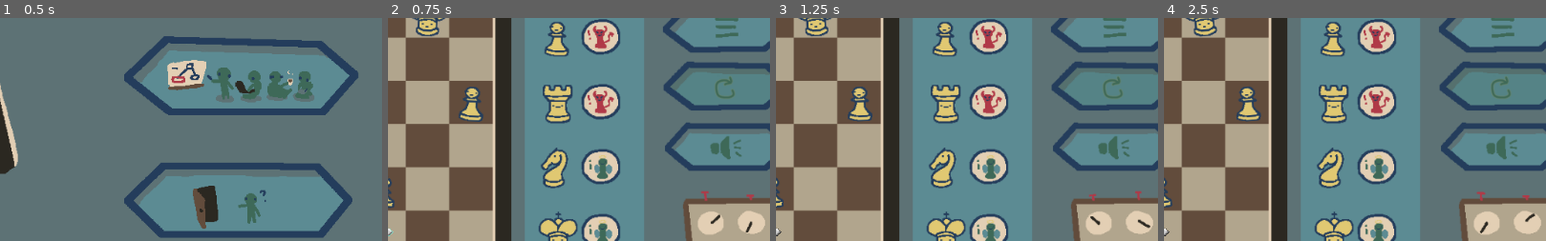
Above: before the commit, frames 1-4 (left to right).
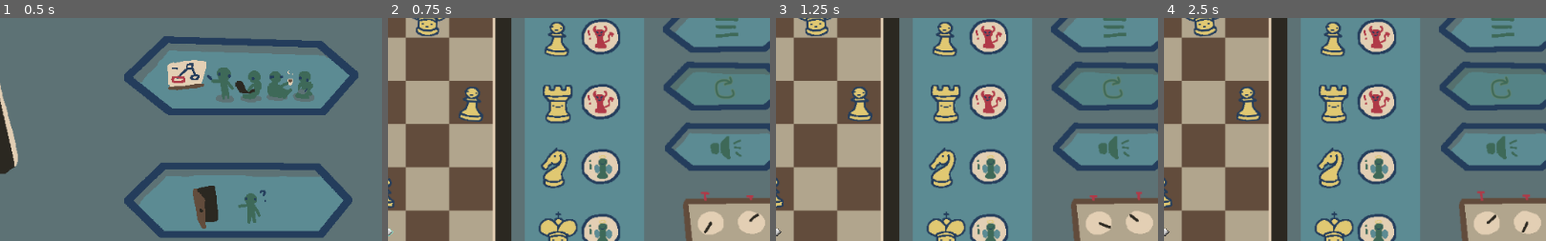
Above: after the commit, the same moments.

Repository: Windastella/ScribbleJam
Game: Godot game, scene res://Scenes/Main.tscn
The game is run twice, just before and just after one commit, with the same random seed, the same clock (stepped at 60 frames per second) and the same inputs.
Inputs (mouse positions are % of the whole screen's width and height, from its top left):
- Up to frame 1 (0.5 s): no input
- Up to frame 2 (0.75 s): click (75, 19) at 0.5 s
- Up to frame 3 (1.25 s): no input
- Up to frame 4 (2.5 s): click (88, 37) at 1.25 s; click (75, 19) at 2 s
The pictures show only the part of the screen within x 43-93%, y 34-84%; the shares and areas given below are measured in that part.

Frame 1 is identical in both runs. In frame 2, 0.2% of the frame differs, in the area x 81-98%, y 77-97%; in frame 3, 0.2%, in the area x 82-98%, y 77-95%; in frame 4, 0.2%.

Commit message:
lose sound

Diff:
--- a/Scenes/Base_Level.tscn
+++ b/Scenes/Base_Level.tscn
@@ -8,7 +8,7 @@
 [ext_resource path="res://assets/UI_Elements02.png" type="Texture" id=6]
 [ext_resource path="res://assets/UI_Button.tres" type="StyleBox" id=7]
 [ext_resource path="res://Scripts/Level.gd" type="Script" id=8]
-[ext_resource path="res://assets/Win/win_screen1.png" type="Texture" id=9]
+[ext_resource path="res://assets/Win/lose_screen1.png" type="Texture" id=9]
 [ext_resource path="res://assets/background.png" type="Texture" id=10]
 [ext_resource path="res://assets/hint_box.png" type="Texture" id=11]
 [ext_resource path="res://assets/Sounds/Music/A-Mouse-in-the-House(Track04).wav" type="AudioStream" id=12]
@@ -30,6 +30,8 @@
 [ext_resource path="res://assets/Sounds/Smack_01.wav" type="AudioStream" id=28]
 [ext_resource path="res://assets/Sounds/Smack_02.wav" type="AudioStream" id=29]
 [ext_resource path="res://assets/Sounds/Smack_03.wav" type="AudioStream" id=30]
+[ext_resource path="res://assets/Win/win_screen1.png" type="Texture" id=31]
+[ext_resource path="res://assets/Sounds/hit37.wav" type="AudioStream" id=32]
 
 [sub_resource type="SpriteFrames" id=1]
 animations = [ {
@@ -122,6 +124,7 @@
 script = ExtResource( 8 )
 button_sound = ExtResource( 27 )
 win_sounds = [ ExtResource( 28 ), ExtResource( 29 ), ExtResource( 30 ) ]
+lose_sounds = [ ExtResource( 32 ) ]
 
 [node name="Camera" type="Camera2D" parent="."]
 position = Vector2( -128, -64 )
@@ -200,6 +203,7 @@
 pause_mode = 2
 position = Vector2( 992, 528 )
 frames = SubResource( 1 )
+frame = 2
 playing = true
 
 [node name="level" type="Sprite" parent="Camera"]
@@ -367,7 +371,6 @@
 position = Vector2( -64, -64 )
 scale = Vector2( 1, 0.998333 )
 frames = SubResource( 22 )
-frame = 1
 playing = true
 centered = false
 
@@ -381,6 +384,48 @@
 texture_hover = ExtResource( 26 )
 texture_disabled = ExtResource( 25 )
 texture_focused = ExtResource( 26 )
+
+[node name="Lose" type="Control" parent="CanvasLayer"]
+visible = false
+margin_right = 40.0
+margin_bottom = 40.0
+__meta__ = {
+"_edit_use_anchors_": false
+}
+
+[node name="Sprite" type="Sprite" parent="CanvasLayer/Lose"]
+position = Vector2( -64, -64 )
+scale = Vector2( 1, 0.998333 )
+texture = ExtResource( 9 )
+centered = false
+
+[node name="Restart" type="TextureButton" parent="CanvasLayer/Lose"]
+margin_left = 752.0
+margin_top = 400.0
+margin_right = 931.0
+margin_bottom = 480.0
+texture_normal = ExtResource( 15 )
+texture_pressed = ExtResource( 14 )
+texture_hover = ExtResource( 14 )
+texture_disabled = ExtResource( 15 )
+texture_focused = ExtResource( 14 )
+__meta__ = {
+"_edit_use_anchors_": false
+}
+
+[node name="Menu" type="TextureButton" parent="CanvasLayer/Lose"]
+margin_left = 752.0
+margin_top = 304.0
+margin_right = 940.0
+margin_bottom = 384.0
+texture_normal = ExtResource( 20 )
+texture_pressed = ExtResource( 19 )
+texture_hover = ExtResource( 19 )
+texture_disabled = ExtResource( 20 )
+texture_focused = ExtResource( 19 )
+__meta__ = {
+"_edit_use_anchors_": false
+}
 
 [node name="AudioStreamPlayer" type="AudioStreamPlayer" parent="."]
 pause_mode = 2
@@ -406,3 +451,7 @@
 [connection signal="pressed" from="CanvasLayer/UI/Options/CenterContainer/HBoxContainer/Pawn" to="." method="_on_Pawn_pressed"]
 [connection signal="mouse_entered" from="CanvasLayer/Win/Continue" to="." method="_on_mouse_entered"]
 [connection signal="pressed" from="CanvasLayer/Win/Continue" to="." method="_on_Continue_pressed"]
+[connection signal="mouse_entered" from="CanvasLayer/Lose/Restart" to="." method="_on_mouse_entered"]
+[connection signal="pressed" from="CanvasLayer/Lose/Restart" to="." method="_on_Restart_pressed"]
+[connection signal="mouse_entered" from="CanvasLayer/Lose/Menu" to="." method="_on_mouse_entered"]
+[connection signal="pressed" from="CanvasLayer/Lose/Menu" to="." method="_on_Menu_pressed"]
--- a/Scripts/Level.gd
+++ b/Scripts/Level.gd
@@ -10,6 +10,7 @@
 
 export(AudioStream) var button_sound;
 export(Array, AudioStream) var win_sounds : Array;
+export(Array, AudioStream) var lose_sounds : Array;
 
 func _ready():
 	$AudioStreamPlayer.play();
@@ -23,7 +24,10 @@
 		$SFX.play();
 		$CanvasLayer/Win.show();
 	else:
-		emit_signal("reset_level");
+		var i = round(rand_range(0, lose_sounds.size() - 1));
+		$SFX.stream = lose_sounds[i];
+		$SFX.play();
+		$CanvasLayer/Lose.show();
 
 func _on_King_pressed():
 	_answer(PIECES.KING);
@@ -64,6 +68,7 @@
 	emit_signal("change_level", null);
 
 func _on_Restart_pressed():
+	$CanvasLayer/Lose.hide();
 	emit_signal("reset_level");
 
 func _on_Continue_pressed():
Not shown: 2 places in Scenes/Base_Level.tscn that only renumber resources
Not shown, added: assets/Sounds/hit37.wav.import
Not shown, added: assets/Sounds/hit37.wav
